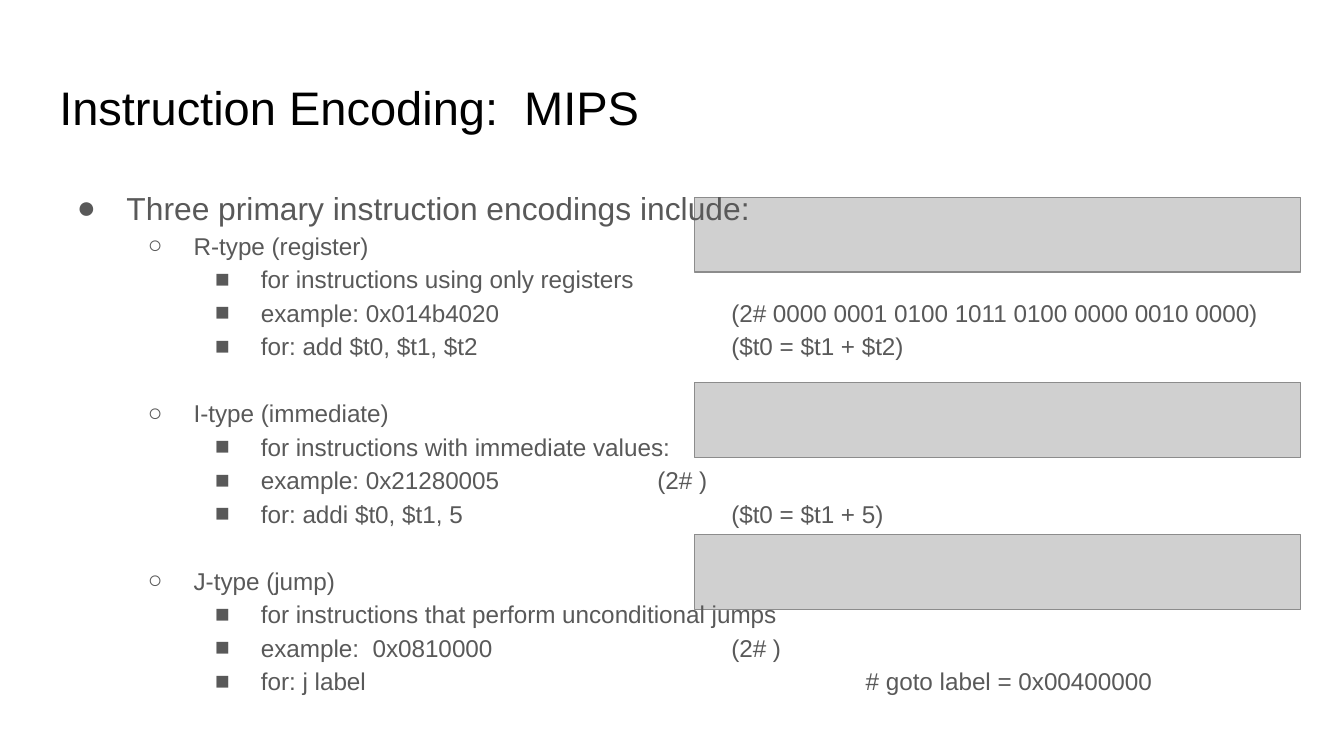
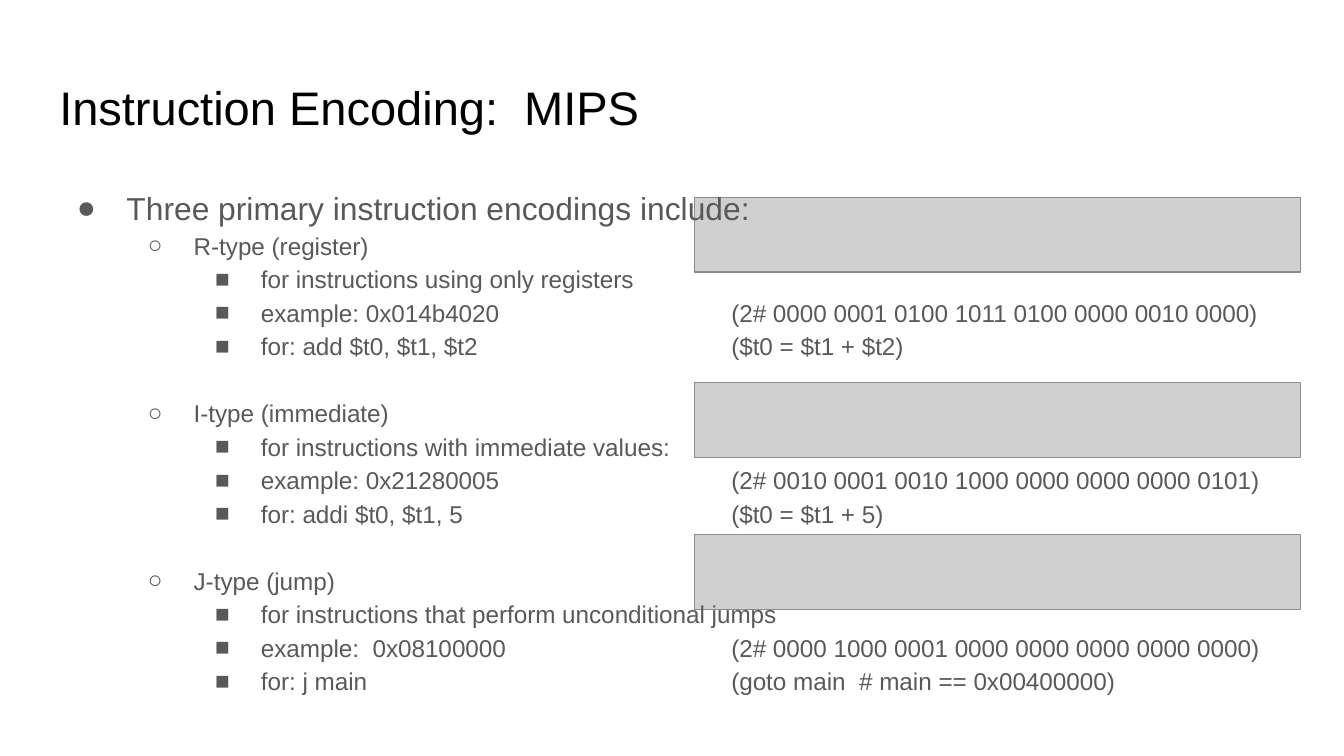
Before and after one commit to COMP122/comp122-s23, a slide deck: slide 15 of format-encodings/documents/ARCHIVE/introduction-to-encodings.pptx. Drawn at 1344x756 pixels with LibreOffice and Linux fonts; fonts in the diff are those of the drawing; grey boxes stand for pictures. Boxes give left, top, right and bottom in pixels: in the first picture for what was removed or moved away, otherwise in the second. Text is boxed around its words. In the diff, an @@ line names an element or a change of style, - is before the commit and + after.

```diff
--- a/format-encodings/documents/ARCHIVE/introduction-to-encodings.pptx
+++ b/format-encodings/documents/ARCHIVE/introduction-to-encodings.pptx
@@ text at [261, 471, 1259, 494]: text changed @@
-    ■ example: 0x21280005 (2# )
+    ■ example: 0x21280005 (2# 0010 0001 0010 1000 0000 0000 0000 0101)
@@ text at [261, 639, 1259, 695]: text changed @@
-    ■ example: 0x0810000 (2# )
-    ■ for: j label # goto label = 0x00400000
+    ■ example: 0x08100000 (2# 0000 1000 0001 0000 0000 0000 0000 0000)
+    ■ for: j main (goto main # main == 0x00400000)
```
Also in this commit, not shown: 4 other slides changed, 2 other files.
